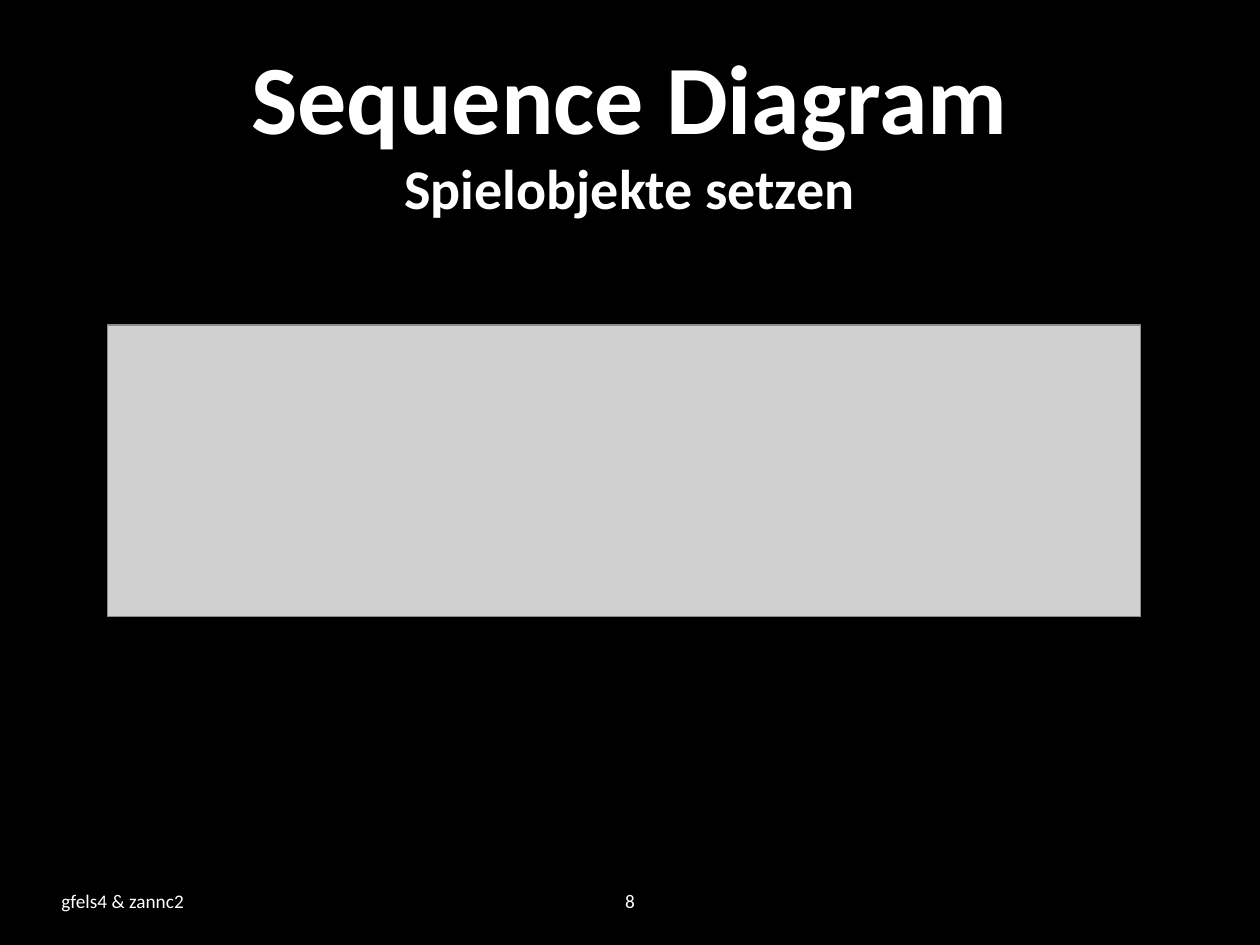
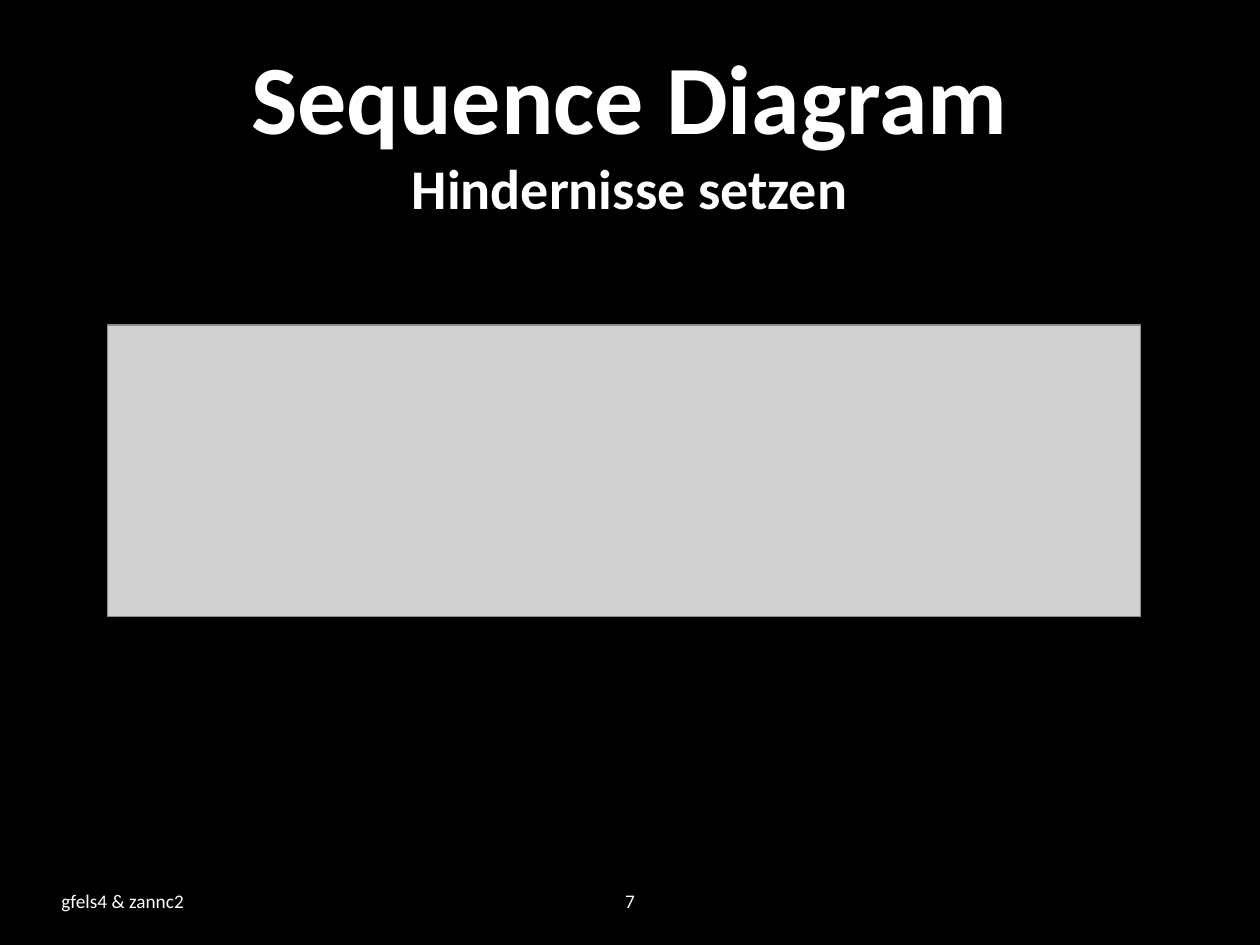
Before and after one commit to zannc2/SearchRobot, a slide deck: slide 7 of SearchRobot/doc/presentation.pptx (slide 8 before the commit). Drawn at 1260x945 pixels with LibreOffice and Linux fonts; fonts in the diff are those of the drawing; grey boxes stand for pictures; background and template pictures are left out. Boxes give left, top, right and bottom in pixels: in the first picture for what was removed or moved away, otherwise in the second. Text is boxed around its words. In the diff, an @@ line names an element or a change of style, - is before the commit and + after.

```diff
--- a/SearchRobot/doc/presentation.pptx
+++ b/SearchRobot/doc/presentation.pptx
@@ title at (251, 65, 1007, 210): text changed @@
-Sequence Diagram
-Spielobjekte setzen
+Sequence Diagram
+Hindernisse setzen
@@ page number at (625, 895, 635, 908): text changed @@
-8
+7
```
Also in this commit, not shown: 2 other slides changed, 3 slides added, 17 other files.
